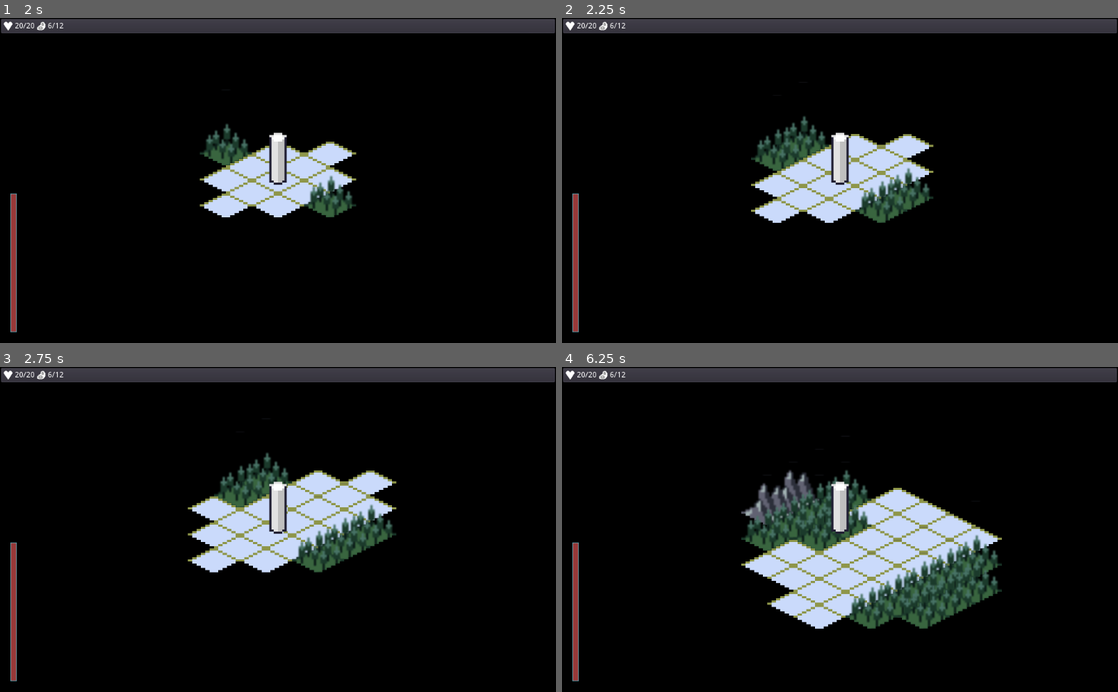
Above: before the commit, frames 1-4 (two rows, left to right).
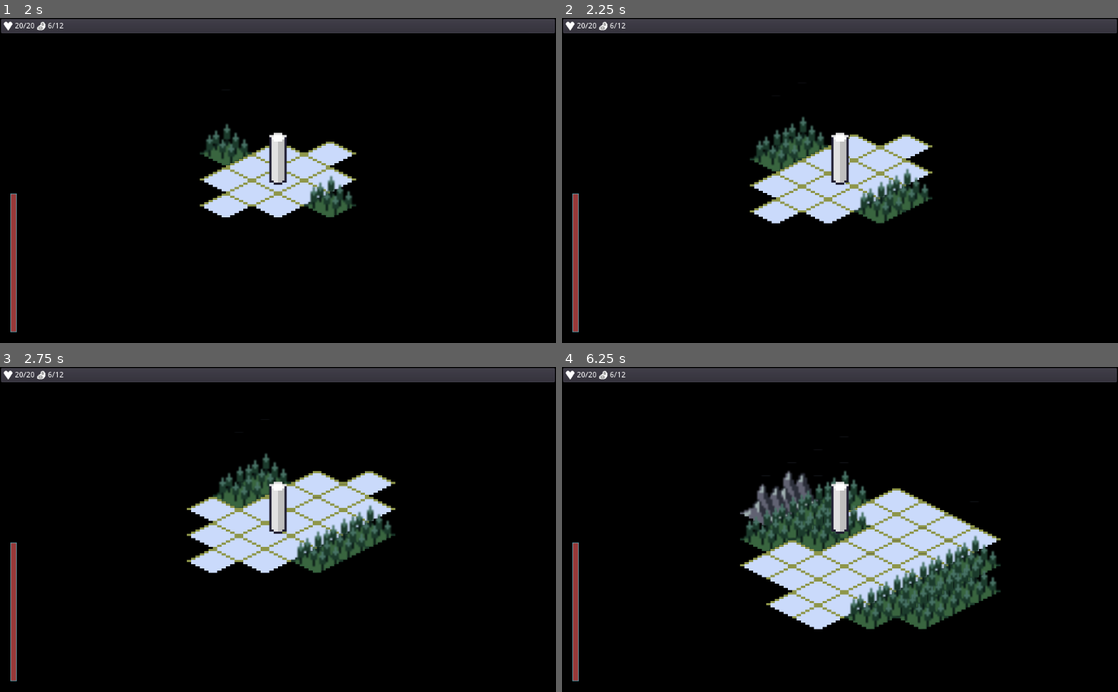
Above: after the commit, the same moments.

Repository: ZeeHatcher/project-forgotten
Game: Godot game, scene res://scenes/start_screen/start_screen.tscn
Two runs of this game, one before a commit and one after it. Both use one fixed random seed, a clock stepped at 60 frames per second and the inputs below.
Inputs (mouse positions are in pixels of both pictures, inside the frame that each line leads up to):
- Up to frame 1 (2 s): tap Enter (ui_accept) at 0.5, 0.6, 0.77, 1.07 s; move the mouse to (400, 164) at 0.52 s; hold D (move_right) 0.53-1.25 s; click (400, 164) at 0.67 s; click "Start" at 1.25 s
- Up to frame 2 (2.25 s): tap Enter (ui_accept) at 2, 2.1 s; move the mouse to (728, 196) at 2.02 s; hold S (move_down) from 2.03 s (still down)
- Up to frame 3 (2.75 s): keep holding S (move_down); tap Enter (ui_accept) at 2.27, 2.57 s
- Up to frame 4 (6.25 s): move the mouse to (895, 458) at 2.77 s; release S (move_down) at 2.78 s; hold D (move_right) 2.78-3.53 s; tap Enter (ui_accept) at 2.85, 3.6, 3.77, 4.07, 4.35, 4.52, 4.82, 5.1, 5.27, 5.57, 5.85 s; move the mouse to (812, 594) at 3.52 s; hold W (move_up) 3.53-4.28 s; click (812, 594) at 3.67 s; move the mouse to (1006, 578) at 4.27 s; hold A (move_left) 4.28-5.78 s; tap Escape (ui_cancel) at 4.9 s; move the mouse to (673, 480) at 5.02 s; move the mouse to (867, 529) at 5.77 s; hold S (move_down) from 5.78 s (still down); click (867, 529) at 5.92 s

Frame 1 is identical in both runs. In frame 2, 1.8% of the frame differs, in the area x 33-67%, y 30-64%; in frame 3, 2.3%; in frame 4, 4.5%, in the area x 32-80%, y 31-81%.
Error after the commit: Invalid set index '_items' (on base: 'Resource (inventory.gd)') with value of type 'Nil'. (res://test.gd:82)

Commit message:
added game save

Diff:
--- a/entities/player/player.gd
+++ b/entities/player/player.gd
@@ -14,7 +14,7 @@
 	"move_left": Vector2.LEFT,
 }
 
-var buffered_move = null
+var _save
 
 export(Resource) var health
 export(Resource) var food
@@ -24,15 +24,20 @@
 onready var _ray := $CollisionRay
 onready var _tween := $Tween
 onready var _tick_timer := $TickTimer
+onready var target_position := global_position
 
 
 func _ready() -> void:
+	connect_resource_signals()
+
+
+func connect_resource_signals():
 	food.connect("depleted", self, "_on_food_depleted")
 	health.connect("depleted", self, "_on_health_depleted")
 	temperature.connect("take_cold_damage", self, "_on_temperature_take_cold_damage")
 
 
-func _physics_process(delta) -> void:
+func _process(delta) -> void:
 	for action in INPUTS.keys():
 		var dir: Vector2 = INPUTS[action]
 		if _will_collide(dir):
@@ -54,16 +59,6 @@
 	_tick_timer.start()
 
 
-func move_buffered() -> void:
-	if buffered_move:
-		if _will_collide(buffered_move):
-			return
-
-		if not _tween.is_active():
-			move(buffered_move)
-			buffered_move = null
-
-
 func _will_collide(dir: Vector2) -> bool:
 	_ray.cast_to = GridTranslator.step_isometric(dir)
 	_ray.force_raycast_update()
@@ -71,10 +66,16 @@
 
 
 func _animate_movement(dir: Vector2) -> void:
+	target_position = position + dir
 	_tween.interpolate_property(self, "position",
 		position, position + dir,
 		0.5, Tween.TRANS_SINE, Tween.EASE_OUT)
 	_tween.start()
+
+
+func cancel_movement():
+	position = target_position
+	_tween.stop_all()
 
 
 func _on_EventDetector_body_entered(body: Node) -> void:
@@ -97,13 +98,9 @@
 
 
 func _on_temperature_take_cold_damage() -> void:
-	health.value -=1
+	health.value -= 1
 
 
 func _on_TickTimer_timeout():
 	temperature.tick()
 	emit_signal("temperature_updated", temperature.percentage)
-
-
-func _on_Tween_tween_all_completed():
-	move_buffered()
--- a/entities/player/player.tscn
+++ b/entities/player/player.tscn
@@ -37,5 +37,4 @@
 
 [connection signal="moved" from="." to="." method="_on_Player_moved"]
 [connection signal="body_entered" from="EventDetector" to="." method="_on_EventDetector_body_entered"]
-[connection signal="tween_all_completed" from="Tween" to="." method="_on_Tween_tween_all_completed"]
 [connection signal="timeout" from="TickTimer" to="." method="_on_TickTimer_timeout"]
--- a/main.tscn
+++ b/main.tscn
@@ -16,11 +16,13 @@
 [ext_resource path="res://temperature_bar.gd" type="Script" id=14]
 [ext_resource path="res://misc/random_event_tiles.gd" type="Script" id=15]
 [ext_resource path="res://resources/terrain_tileset.tres" type="TileSet" id=16]
+[ext_resource path="res://misc/gamesave_service.gd" type="Script" id=17]
 
 [node name="Main" type="Node2D"]
 script = ExtResource( 9 )
 
 [node name="Terrain" type="TileMap" parent="."]
+z_index = -1
 mode = 1
 tile_set = ExtResource( 16 )
 cell_size = Vector2( 24, 12 )
@@ -35,6 +37,7 @@
 }
 
 [node name="EventTiles" type="TileMap" parent="."]
+z_index = -1
 mode = 1
 tile_set = ExtResource( 1 )
 cell_size = Vector2( 24, 12 )
@@ -119,6 +122,9 @@
 script = ExtResource( 8 )
 final_event_name = "ruins"
 
+[node name="GameSaveService" type="Node" parent="."]
+script = ExtResource( 17 )
+
 [connection signal="unfog_cell" from="." to="WorldFog" method="_on_unfog_cell"]
 [connection signal="event_triggered" from="Terrain" to="EventService" method="start_event"]
 [connection signal="event_triggered" from="EventTiles" to="EventService" method="start_event"]
--- a/misc/event_service.gd
+++ b/misc/event_service.gd
@@ -21,7 +21,7 @@
 		return
 
 	var event = EventRepository.get_event(event_name)
-	if not event or _completed.has(event):
+	if not event or _completed.has(event.title):
 		return
 
 	get_tree().paused = true
@@ -31,7 +31,7 @@
 
 func end_event(event: Event, complete: bool):
 	if complete:
-		_completed[event] = true
+		_completed[event.title] = true
 	get_tree().paused = false
 
 
--- /dev/null
+++ b/misc/gamesave_service.gd
@@ -0,0 +1,13 @@
+class_name GameSaveService
+extends Node
+
+
+var _save
+
+
+func _ready():
+	pass # Replace with function body.
+
+
+func _process(delta):
+	pass
--- a/project.godot
+++ b/project.godot
@@ -39,6 +39,11 @@
 "language": "GDScript",
 "path": "res://misc/gameover_service.gd"
 }, {
+"base": "Node",
+"class": "GameSaveService",
+"language": "GDScript",
+"path": "res://misc/gamesave_service.gd"
+}, {
 "base": "Resource",
 "class": "Health",
 "language": "GDScript",
@@ -60,6 +65,11 @@
 "path": "res://misc/random_event_tiles.gd"
 }, {
 "base": "Resource",
+"class": "SaveGame",
+"language": "GDScript",
+"path": "res://resources/save_game.gd"
+}, {
+"base": "Resource",
 "class": "Temperature",
 "language": "GDScript",
 "path": "res://data_models/temperature.gd"
@@ -71,10 +81,12 @@
 "EventTiles": "",
 "Food": "",
 "GameOverService": "",
+"GameSaveService": "",
 "Health": "",
 "Inventory": "",
 "Player": "",
 "RandomEventTiles": "",
+"SaveGame": "",
 "Temperature": ""
 }
 
--- /dev/null
+++ b/resources/save_game.gd
@@ -0,0 +1,97 @@
+# Save and load the game using the text or binary resource format.
+#
+# /!\ This approach is unsafe if players download completed save games from the
+# web. Please read the README and watch the corresponding video about security
+# issues.
+class_name SaveGame
+extends Resource
+
+# You must use the user:// path prefix when saving the player's data.
+#
+# We removed the extension in this demo to show how to save as text during
+# development or in debug builds and binary in the released game.
+#
+# See the get_save_path() function below.
+const SAVE_GAME_BASE_PATH := "user://save"
+
+# Use this to detect old player saves and update their data.
+export var version := 1
+
+# We directly reference the characters stats and inventory in the save game resource.
+# When saving this resource, they'll get saved alongside it.
+export var player_position := Vector2.ZERO
+export(Resource) var health
+export(Resource) var food
+export(Resource) var inventory_items
+export(Resource) var temperature
+export(Dictionary) var terrain
+export(Dictionary) var event_tiles
+export(Dictionary) var event_flags
+export(Dictionary) var event_completed
+
+# The next three functions are just to keep the save API inside of the SaveGame resource.
+# Note that this has safety issues if players download savegame files from the
+# web. Please see the README and check out the deciated video.
+# For a safe alternative, see the function write/load_as_json() below.
+func write_savegame() -> void:
+	ResourceSaver.save(get_save_path(), self, ResourceSaver.FLAG_BUNDLE_RESOURCES)
+
+
+static func save_exists() -> bool:
+	return ResourceLoader.exists(get_save_path())
+
+
+static func load_savegame() -> Resource:
+	var save_path := get_save_path()
+	if ResourceLoader.has_cached(save_path):
+		# Once the resource caching bug is fixed, you will only need this line of code to load the save game.
+		return ResourceLoader.load(save_path, "", true)
+
+	# /!\ Workaround for bug https://github.com/godotengine/godot/issues/59686
+	# Without that, sub-resources will not reload from the saved data.
+	# We copy the SaveGame resource's data to a temporary file, load that file
+	# as a resource, and make it take over the save game.
+
+	# We first load the save game resource's content as a byte array and store it.
+	var file := File.new()
+	if file.open(save_path, File.READ) != OK:
+		printerr("Couldn't read file " + save_path)
+		return null
+
+	var data := file.get_buffer(file.get_len())
+	file.close()
+
+	# Then, we generate a random file path that's not in Godot's cache.
+	var tmp_file_path := make_random_path()
+	while ResourceLoader.has_cached(tmp_file_path):
+		tmp_file_path = make_random_path()
+
+	# We write a copy of the save game to that temporary file path.
+	if file.open(tmp_file_path, File.WRITE) != OK:
+		printerr("Couldn't write file " + tmp_file_path)
+		return null
+
+	file.store_buffer(data)
+	file.close()
+
+	# We load the temporary file as a resource.
+	var save = ResourceLoader.load(tmp_file_path, "", true)
+	# And make it take over the save path for the next time the player
+	# saves.
+	save.take_over_path(save_path)
+
+	# We delete the temporary file.
+	var directory := Directory.new()
+	directory.remove(tmp_file_path)
+	return save
+
+
+static func make_random_path() -> String:
+	return "user://temp_file_" + str(randi()) + ".tres"
+
+
+# This function allows us to save and load a text resource in debug builds and a
+# binary resource in the released product.
+static func get_save_path() -> String:
+	var extension := ".tres" if OS.is_debug_build() else ".res"
+	return SAVE_GAME_BASE_PATH + extension
--- a/test.gd
+++ b/test.gd
@@ -1,11 +1,16 @@
 extends Node2D
 
 
+signal unfog_cell(cell, radius)
+
+var _save
+
 onready var _board := $CanvasLayer/CenterContainer/EventBoard
 onready var _player := $Player
-
-signal unfog_cell(cell, radius)
-
+onready var _top_bar := $CanvasLayer/TopBar
+onready var _terrain := $Terrain
+onready var _event_tiles := $EventTiles
+onready var _event_service := $EventService
 
 func _ready():
 	unfog_tilemap(_player.global_position, 3)
@@ -31,3 +36,63 @@
 
 func _on_Player_dead():
 	pass # Replace with function body.
+
+
+func _process(delta):
+	if Input.is_action_just_pressed("ui_accept"):
+		save_game()
+	if Input.is_action_just_pressed("ui_cancel"):
+		load_game()
+
+
+func get_tilemap_data(tilemap) -> Dictionary:
+	var tilemap_data = {}
+
+	var used_cells = tilemap.get_used_cells()
+	for cell in used_cells:
+		var tile = tilemap.get_cellv(cell)
+		tilemap_data[cell] = tile
+
+	return tilemap_data
+
+
+func save_game():
+	_save = SaveGame.new()
+	_save.player_position = _player.target_position
+	_save.health = _player.health
+	_save.food = _player.food
+	_save.inventory_items = _player.inventory.get_all()
+	_save.temperature = _player.temperature
+
+	_save.terrain = get_tilemap_data(_terrain)
+	_save.event_tiles = get_tilemap_data(_event_tiles)
+
+	_save.event_flags = _event_service._flags
+	_save.event_completed = _event_service._completed
+
+	_save.write_savegame()
+
+
+func load_game():
+	_save = SaveGame.load_savegame()
+	_player.global_position = _save.player_position
+	_player.target_position = _save.player_position
+	_player.health = _save.health
+	_player.food = _save.food
+	_player.inventory._items = _save.inventory_items
+	_player.temperature = _save.temperature
+	_player.connect_resource_signals()
+	_player.cancel_movement()
+
+	_top_bar.player_health  = _save.health
+	_top_bar.player_food = _save.food
+	_top_bar.connect_resource_signals()
+
+	for tile in _save.terrain:
+		_terrain.set_cellv(tile, _save.terrain[tile])
+	for tile in _save.event_tiles:
+		_event_tiles.set_cellv(tile, _save.event_tiles[tile])
+
+	_event_service._flags = _save.event_flags
+	_event_service._completed = _save.event_completed
+	print(_save.inventory_items)
--- a/ui/top_bar/top_bar.gd
+++ b/ui/top_bar/top_bar.gd
@@ -11,11 +11,18 @@
 func _ready() -> void:
 	_health_counter.max_value = player_health.max_value
 	_health_counter.value = player_health.value
-	player_health.connect("value_changed", self, "_on_player_health_changed")
 
 	_food_counter.max_value = player_food.max_value
 	_food_counter.value = player_food.value
+
+	connect_resource_signals()
+
+
+func connect_resource_signals():
+	player_health.connect("value_changed", self, "_on_player_health_changed")
 	player_food.connect("value_changed", self, "_on_player_food_changed")
+	_on_player_health_changed()
+	_on_player_food_changed()
 
 
 func _on_player_health_changed() -> void:
Not shown: 1 places in main.tscn that only renumber resources
